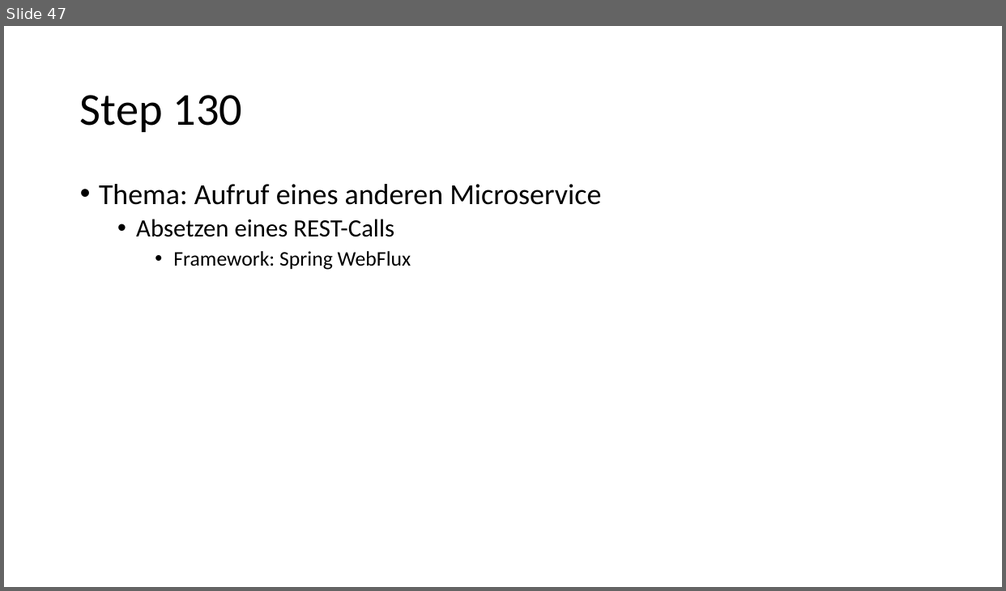
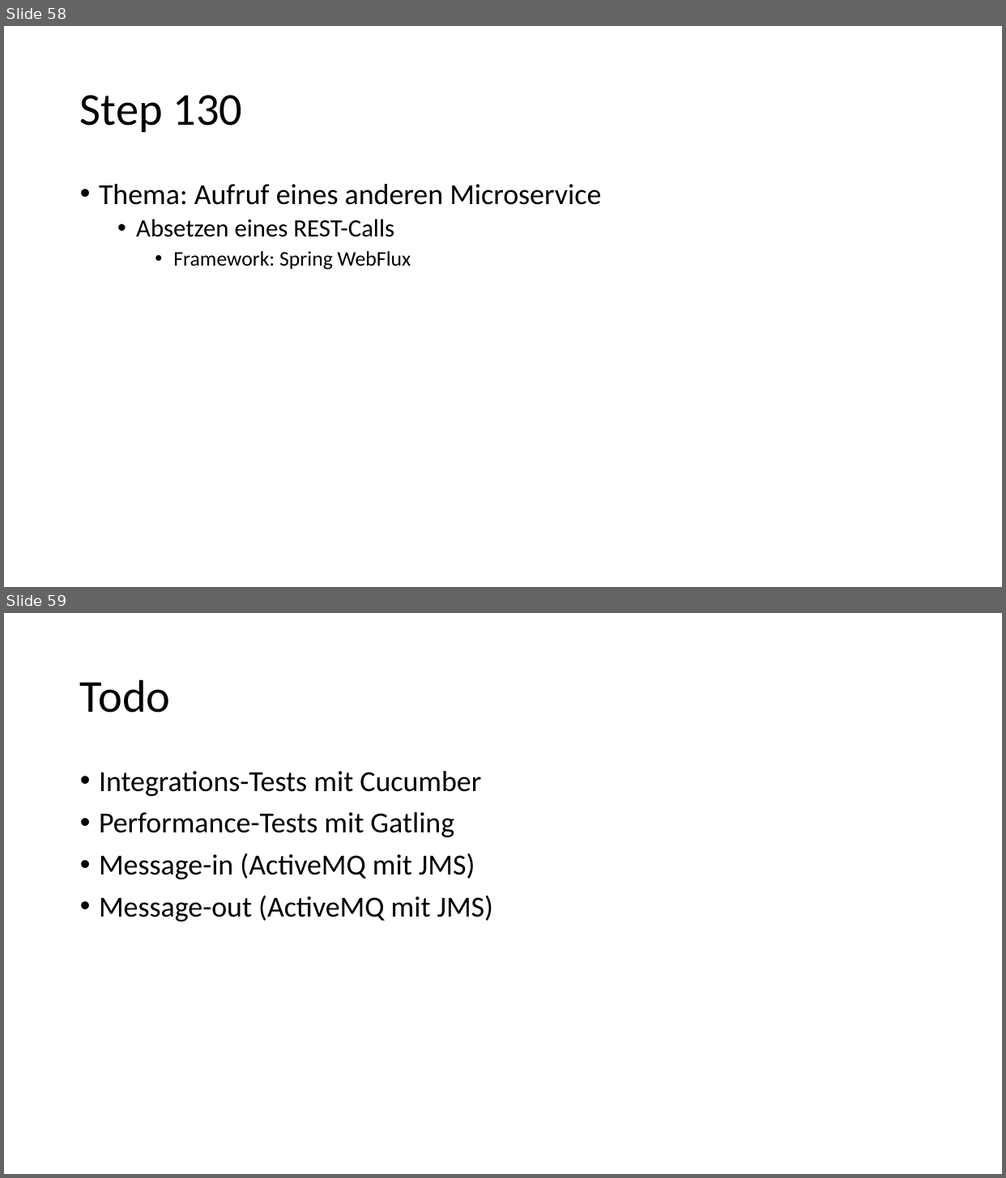
Before and after one commit to igeldo/PR4-SoSe23, a slide deck: Java-Starter.pptx. Shown one above the other, each under a label of ours: slide 47 before the commit, slides 58 and 59 after it. The pictures are 1006x591 and 1006x1178 pixels, drawn with LibreOffice and Linux fonts; fonts in the diff are those of the drawing. Boxes give left, top, right and bottom in pixels: in the first picture for what was removed or moved away, otherwise in the second. Text is boxed around its words. In the diff, an @@ line names an element or a change of style, - is before the commit and + after.

```diff
--- a/Java-Starter.pptx
+++ b/Java-Starter.pptx
@@ slide 59 added at [4, 613, 1002, 1174], background #FFFFFF @@
@@ title added at [80, 679, 171, 713], 44 pt, text #000000 @@
+Todo
@@ text added at [99, 771, 493, 922], 28 pt, text #000000 @@
+• Integrations-Tests mit Cucumber
+• Performance-Tests mit Gatling
+• Message-in (ActiveMQ mit JMS)
+• Message-out (ActiveMQ mit JMS)
@@ what was slide 47 is now slide 58 @@
```
Also in this commit, not shown: 3 slides changed, 11 other slides added.
